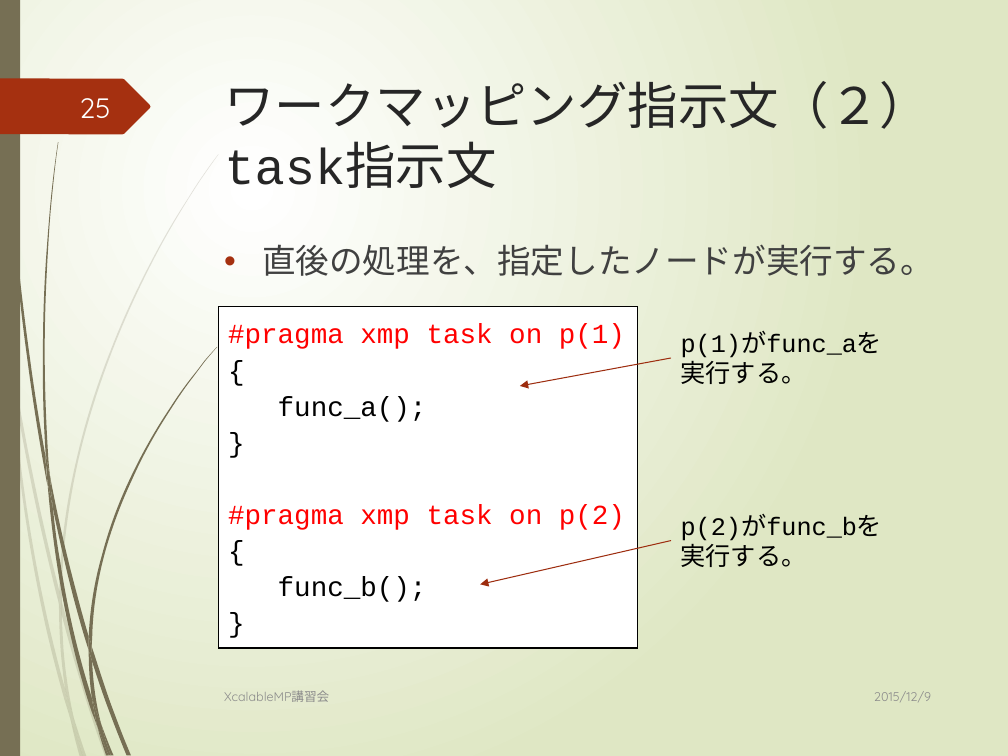
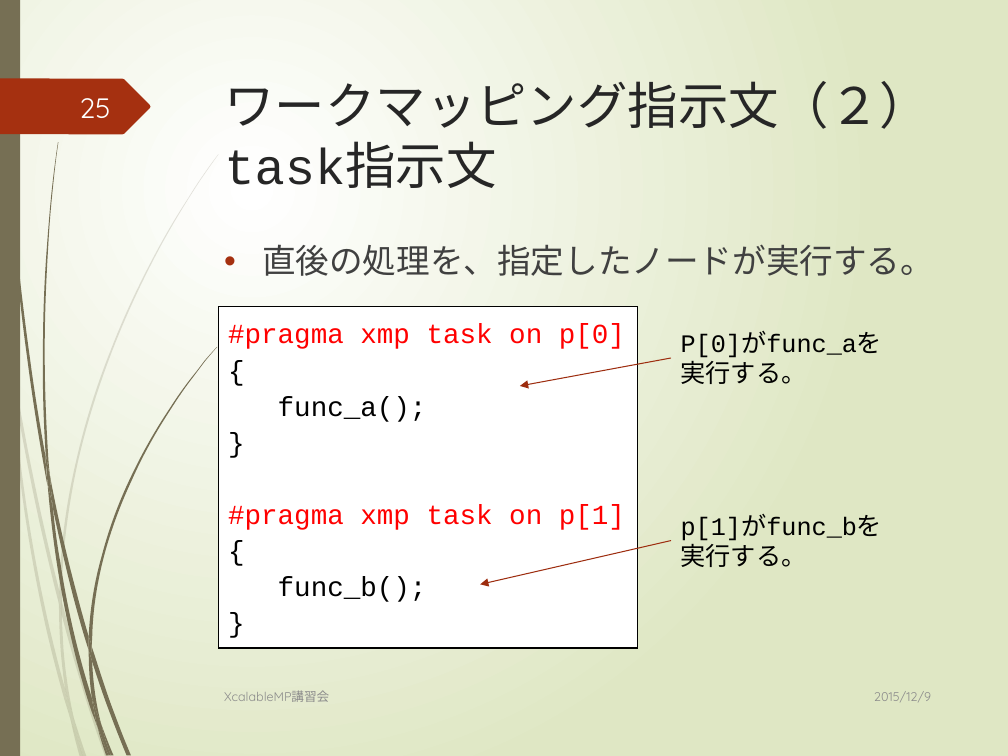
Before and after one commit to XcalableMP/Lecture, a slide deck: slide 25 of beginner/1.overview.pptx. Drawn at 1008x756 pixels with LibreOffice and Linux fonts; fonts in the diff are those of the drawing. Boxes give left, top, right and bottom in pixels: in the first picture for what was removed or moved away, otherwise in the second. Text is boxed around its words. In the diff, an @@ line names an element or a change of style, - is before the commit and + after.

```diff
--- a/beginner/1.overview.pptx
+++ b/beginner/1.overview.pptx
@@ text in rectangle at [228, 324, 625, 349]: text changed @@
-#pragma xmp task on p(1)
+#pragma xmp task on p[0]
@@ text at [681, 334, 883, 384]: text changed @@
-p(1)がfunc_aを実行する。
+P[0]がfunc_aを実行する。
@@ text in rectangle at [228, 504, 625, 530]: text changed @@
-#pragma xmp task on p(2)
+#pragma xmp task on p[1]
@@ text at [681, 516, 883, 567]: text changed @@
-p(2)がfunc_bを実行する。
+p[1]がfunc_bを実行する。
```
Also in this commit, not shown: 20 other slides changed, 15 other files.
